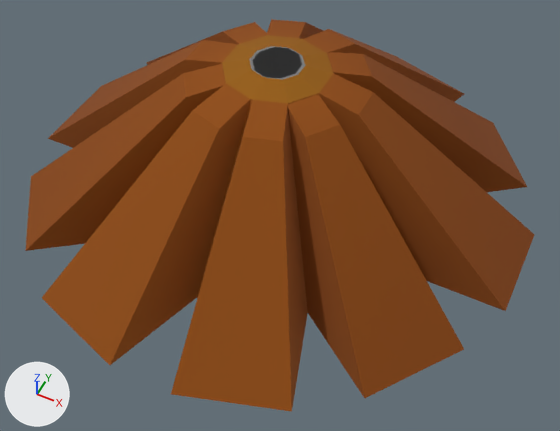
Renders of the glTF model SpotTheDifference/models/obj_gear01_easy.gltf from each side of a commit.
Before and after are seen from a camera (50 mm lens) standing at (0.775, -1.509, 1.814) and looking at (0.087, -0.135, 0.096). The lights are fixed; the arrows at lower left show +X, +Y and +Z. Objects named as collision shapes, trigger or cutter boxes, shadow casters or lower levels of detail are left out.

Names of what the first picture shows: 'obj_gear01_easy'.
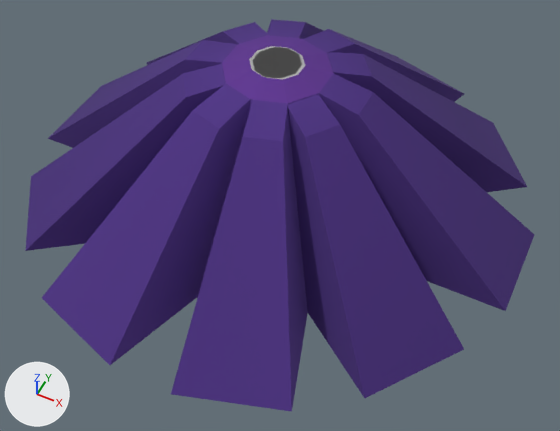
Boxes (x1, y1, x2, y2) around the edits, measured in the pictures (560 x 431 px):
```json
{"object": "obj_gear01_easy", "change": "surface changed", "before": [25, 19, 534, 412], "after": [25, 19, 534, 412], "on screen": "brown to purple"}
```

The change, as JSON lines over the scene's bpy script:
```json
{"op": "add", "block": "img_obj_global_steampunk02", "code": ["img_obj_global_steampunk02 = load_image('obj_global_steampunk02', 'textures/obj_global_steampunk02.png', 1024, 1024, 'sRGB')"]}
{"block": "mat_obj_global_steampunk02", "where": "n2 = _N.new('ShaderNodeTexImage'); n2.name = 'Image Texture'"}
{"op": "set", "path": "n2.image", "old": "img_obj_global_steampunk", "new": "img_obj_global_steampunk02"}
{"block": "mat_obj_global_steampunk02", "where": "n3 = _N.new('ShaderNodeTexImage'); n3.name = 'Image Texture.001'"}
{"op": "set", "path": "n3.image", "old": "img_obj_global_steampunk", "new": "img_obj_global_steampunk02"}
```
